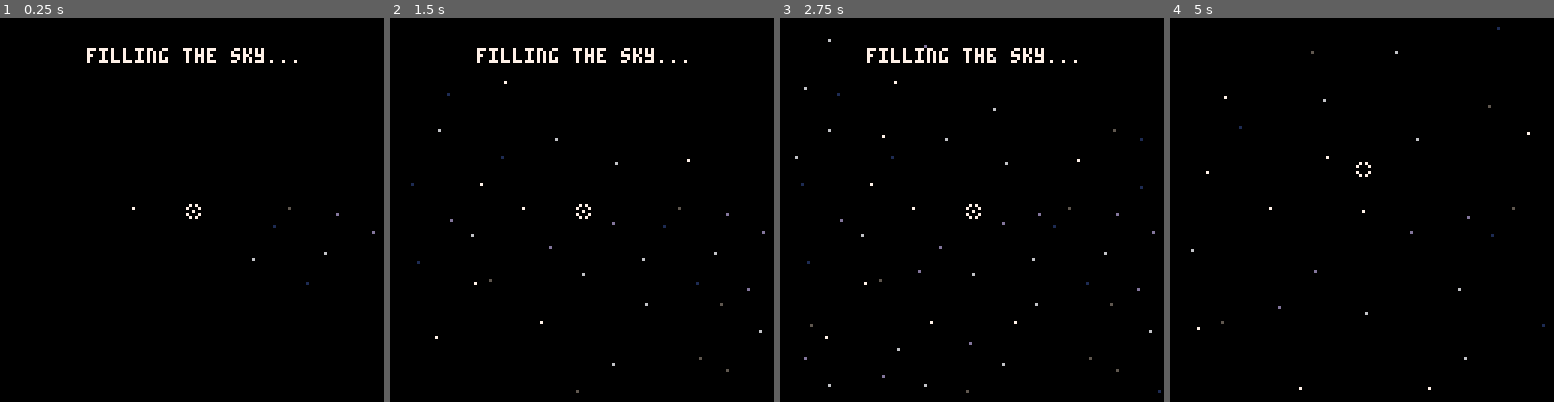
Above: before the commit, frames 1-4 (left to right).
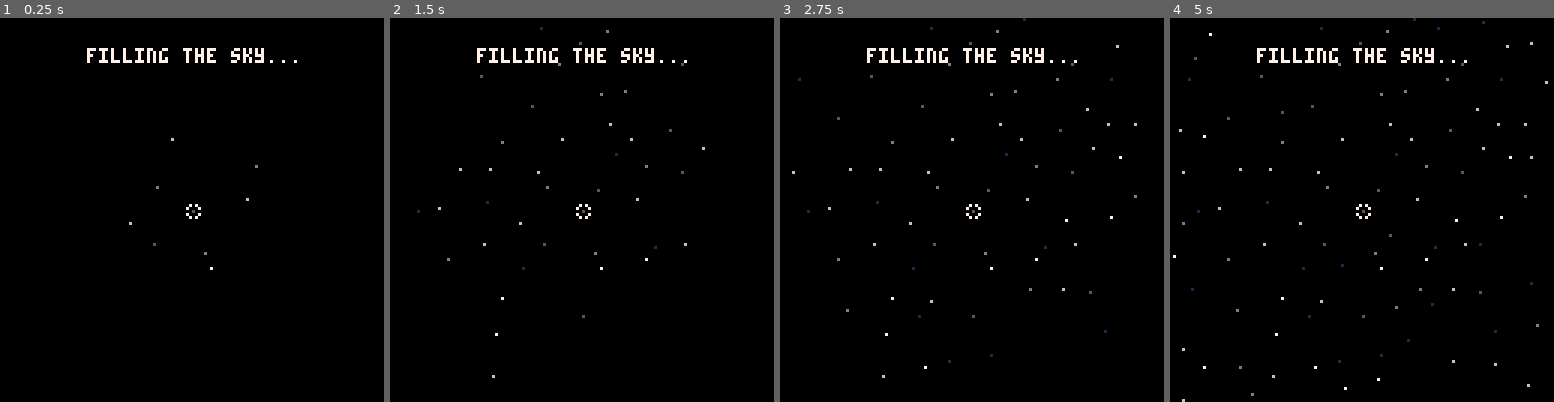
Above: after the commit, the same moments.

Repository: KeyMaster-/stargazer
Game: PICO-8 cartridge stargazer.p8
Same seed, same stepped clock (60 frames per second), same inputs: the game is played once before the commit and once after it.
Inputs:
- Up to frame 1 (0.25 s): no input
- Up to frame 2 (1.5 s): tap X (X key) at 0.33, 1.07 s; tap O (Z key) at 0.7 s
- Up to frame 3 (2.75 s): hold Right 1.6-2.1 s; tap O (Z key) at 1.7, 2.1, 2.5 s; tap X (X key) at 1.85 s; hold Up 2.15-2.42 s; hold Right from 2.47 s (still down)
- Up to frame 4 (5 s): tap O (Z key) every 0.4 s from 2.9 to 4.9 s; tap X (X key) at 2.97, 4.08 s; release Right at 3.03 s; hold Left 3.08-3.58 s; hold Down 3.63-3.97 s; hold Right 4.02-4.68 s; hold Up from 4.73 s (still down)

The runs differ from the first frame. In frame 1, 0.1% of the frame differs, in the area x 33-98%, y 31-70%; in frame 2, 0.5%; in frame 3, 0.7%; in frame 4, 1.6%, in the area x 0-99%, y 0-100%.

Commit message:
Added stars limit to ensure star indices are saveable; Added seed saving

Diff:
--- a/stargazer.p8
+++ b/stargazer.p8
@@ -4,10 +4,7 @@
 --todo: load seed from savefile if there is one saved
 -- srand(512)
 
-sky_size = 200
-
-twinkling_base = 150
-twinkling_rnd = 120
+sky_size = 256
 
 state = 0 -- 0: stargen, 1: star select, 2: star name
 
@@ -103,12 +100,6 @@
   end
 end
 
-function set_twinkle(star)
-  star.timer = twinkling_base + flr(rnd(twinkling_rnd))
-  star.col = star.base_col + flr(rnd(2))
-  if(star.col == 2) star.col = 13
-end
-
   --checks if x1,y1 is within dist distance from x2,y2
 function dist_check(x1,y1,x2,y2,dist)
     --if outisde bounding box, not in distance
@@ -123,15 +114,15 @@
 
 ----- stargen definition -----
 do
-  local mindist = 19 + rnd(2)
   local max_candidates = 10
-  local pertubation = 8 + rnd(4) --chosen as smallest possible mindist - 1 / sqrt(2), so that no 2 stars can be next to each other even if mindist is minimal, and they get maximum pertubation
-  local active = {}
-
-  local function rect_check(x,y,x1,y1,x2,y2)
-    if x<x1 or x > x2 or y < y1 or y > y2 then return false end
-    return true
-  end
+  local stars_limit = 2000 --max number of stars based on sky size, mindist etc, needed since storage can only hold star indices so big
+
+  local twinkling_base = 150
+  local twinkling_rnd = 120
+
+  local pertubation
+  local mindist
+  local active
 
   local function make_star(x,y)
     local star = {}
@@ -145,9 +136,25 @@
   end
 
   function star_gen_init()
+      --do rnd things in init so we can call seed before if necessary
+    mindist = 19 + rnd(2)
+    pertubation = 8 + rnd(4) --chosen as smallest possible mindist - 1 / sqrt(2), so that no 2 stars can be next to each other even if mindist is minimal, and they get maximum pertubation
+    active = {}
+
     stars[1] = make_star(sky_size/2, sky_size/2)
 
     add(active, 1)
+  end
+
+  local function rect_check(x,y,x1,y1,x2,y2)
+    if x<x1 or x > x2 or y < y1 or y > y2 then return false end
+    return true
+  end
+
+  function set_twinkle(star)
+    star.timer = twinkling_base + flr(rnd(twinkling_rnd))
+    star.col = star.base_col + flr(rnd(2))
+    if(star.col == 2) star.col = 13
   end
 
   function star_gen_update()
@@ -188,7 +195,7 @@
       del(active, active_idx)
     end
 
-    if #active == 0 then
+    if #active == 0 or #stars == stars_limit then
       state = 1
     end
   end
@@ -328,7 +335,7 @@
 
   local letters = {1,1,1,1}
   local highlighted = 1
-  local abc = 'abcdefghijklmnopqrstuvwxyz'
+  local abc = 'abcdefghijklmnopqrstuvwxyz123456789 '
 
   function star_select_update_naming()
     if btnp(4) then
@@ -358,7 +365,7 @@
 
     if btnp(2) then letters[highlighted] += 1 end
     if btnp(3) then letters[highlighted] -= 1 end
-    letters[highlighted] = ((letters[highlighted] - 1) % 26) + 1
+    letters[highlighted] = ((letters[highlighted] - 1) % #abc) + 1
   end
 
   function star_select_draw_name_select()
@@ -402,6 +409,22 @@
 }
 
 function _init()
+  cartdata('keymaster_stargazer')
+  local first_byte = dget(0) --on first start this is 0
+  local seed = band(first_byte, 0xffff.0000) --seed is in the first 16 bits (non-fractional bits)
+
+  if seed == 0 then
+    seed = rnd(32767.99)
+    seed = seed * sgn(rnd(1) - 0.5)
+    seed = flr(seed)
+
+    local lower_bits = band(first_byte, 0x0000.ffff)
+    local write_back = bor(seed, lower_bits)
+
+    dset(0, write_back)
+  end
+
+  srand(seed)
   star_gen_init()
 end
 
